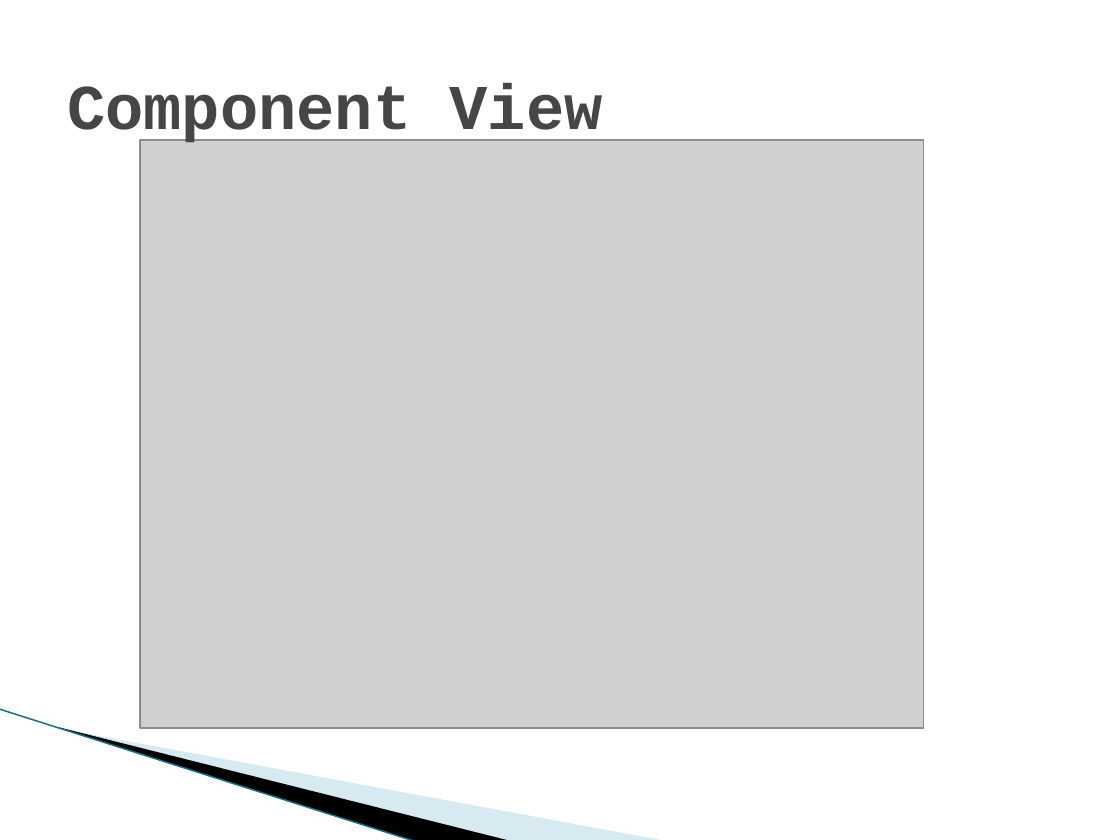
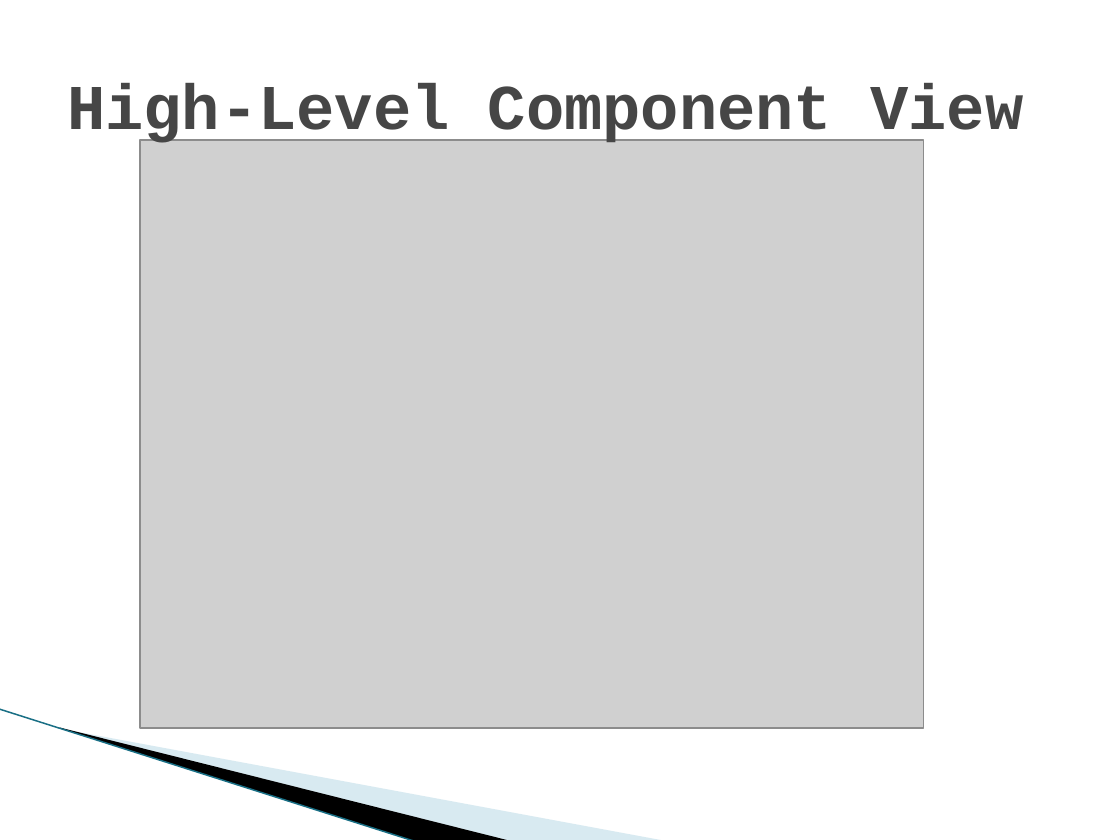
Before and after one commit to satpreetsingh/183project, a slide deck: slide 6 of Documentation/Architecture/NoteShare System Architecture.pptx (slide 5 before the commit). Drawn at 1120x840 pixels with LibreOffice and Linux fonts; fonts in the diff are those of the drawing; grey boxes stand for pictures; background and template pictures are left out. Boxes give left, top, right and bottom in pixels: in the first picture for what was removed or moved away, otherwise in the second. Text is boxed around its words. In the diff, an @@ line names an element or a change of style, - is before the commit and + after.

```diff
--- a/Documentation/Architecture/NoteShare System Architecture.pptx
+++ b/Documentation/Architecture/NoteShare System Architecture.pptx
@@ title at bbox=[67, 83, 1023, 146]: text changed @@
-Component View
+High-Level Component View
```
Also in this commit, not shown: 4 other slides changed, 4 slides added, 1 slide removed.
